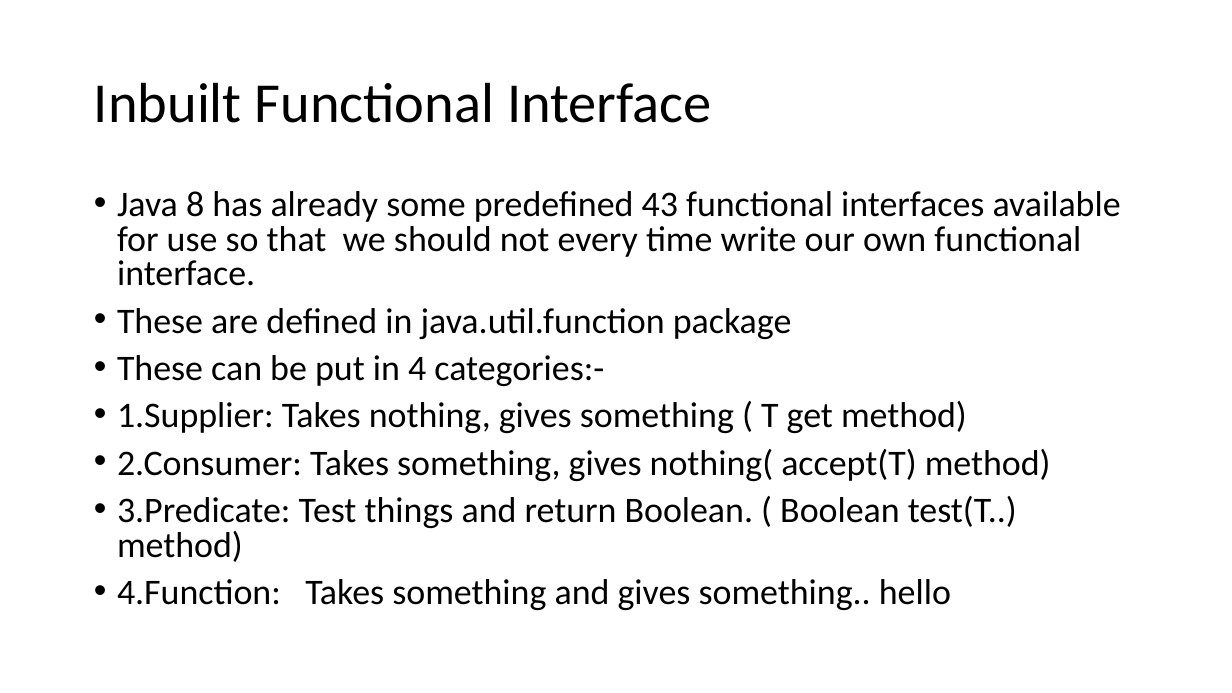
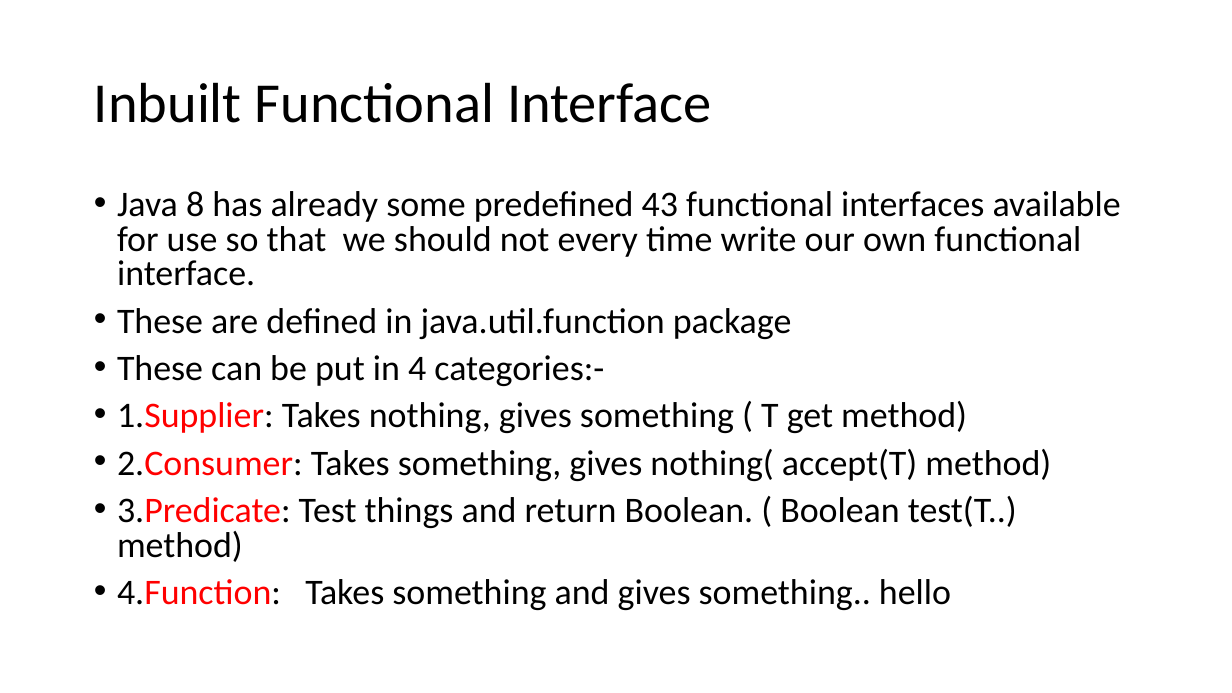
Before and after one commit to aroranishant8/JavaNotes, a slide deck: slide 7 of Java8/Lambda/Lambda Expressions.pptx. Drawn at 1232x693 pixels with LibreOffice and Linux fonts; fonts in the diff are those of the drawing. Boxes give left, top, right and bottom in pixels: in the first picture for what was removed or moved away, otherwise in the second. Text is boxed around its words. In the diff, an @@ line names an element or a change of style, - is before the commit and + after.

```diff
--- a/Java8/Lambda/Lambda Expressions.pptx
+++ b/Java8/Lambda/Lambda Expressions.pptx
@@ text at <box>117,401,1051,610</box>: text colour #000000 to #FF0000 in "1.Supplier:", "2.Consumer:", "3.Predicate:", "4.Function:" @@
```
Also in this commit, not shown: 2 slides added, 2 other files.
